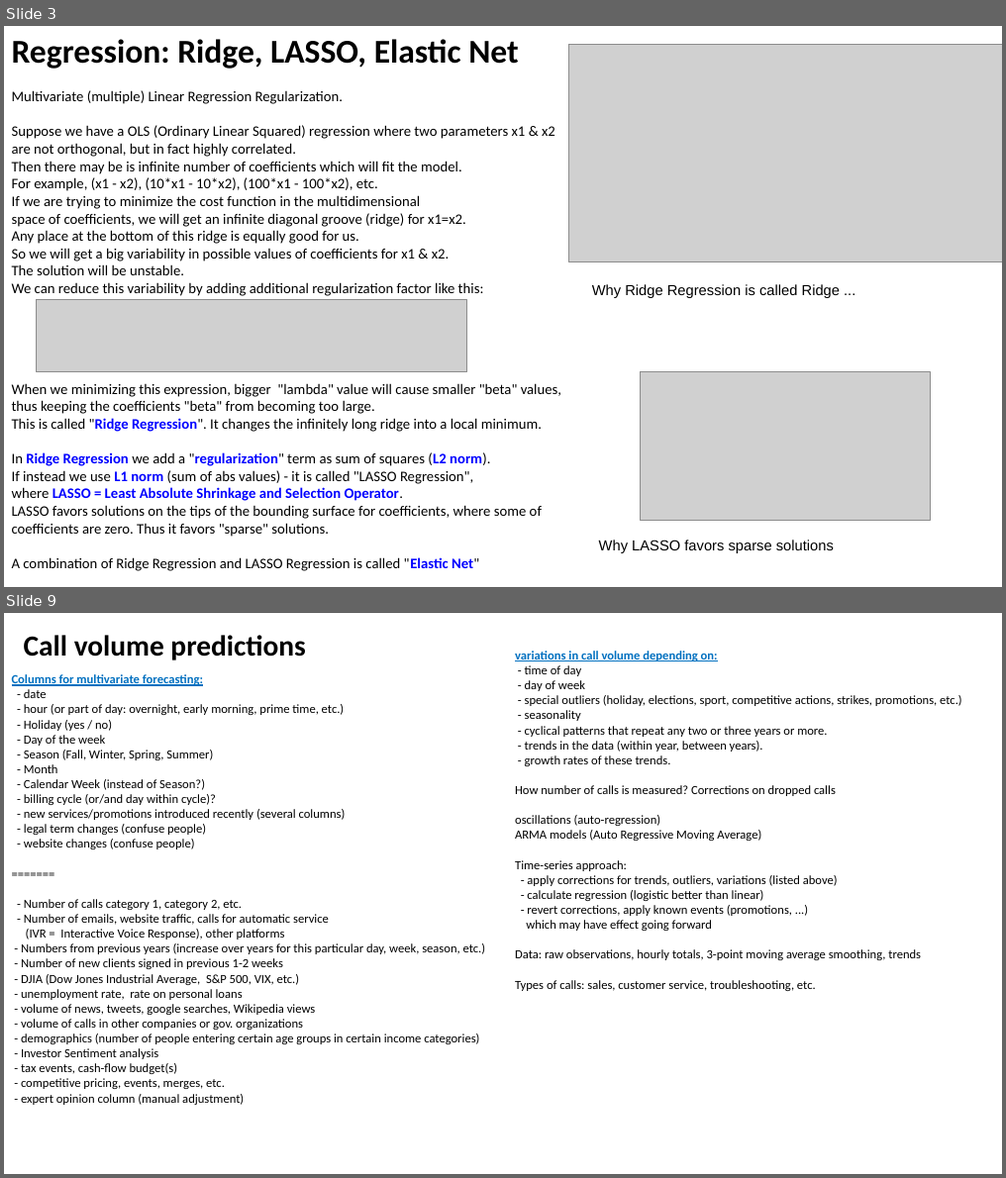
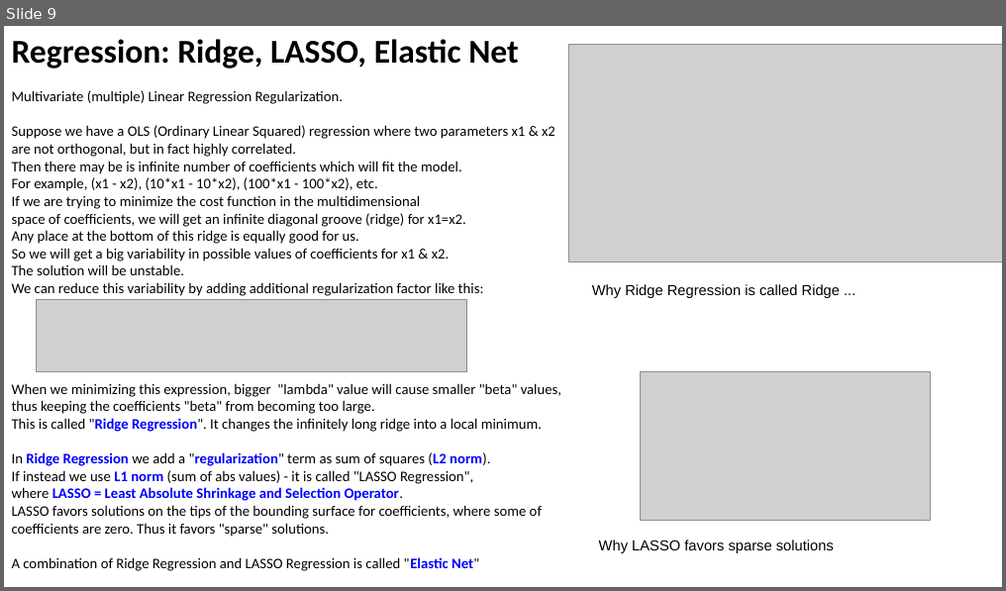
Before and after one commit to lselector/ml_ai_doc, a slide deck: Time_Series_Forecasting.pptx. Shown one above the other, each under a label of ours: slides 3 and 9 before the commit, slide 9 after it; the slides between them are not shown. The pictures are 1006x1178 and 1006x591 pixels, drawn with LibreOffice and Linux fonts; fonts in the diff are those of the drawing; grey boxes stand for pictures. Boxes give left, top, right and bottom in pixels: in the first picture for what was removed or moved away, otherwise in the second. Text is boxed around its words. In the diff, an @@ line names an element or a change of style, - is before the commit and + after.

Commit message:
std_dev, std_err, forecasting

```diff
--- a/Time_Series_Forecasting.pptx
+++ b/Time_Series_Forecasting.pptx
@@ slide 9 removed at box(4, 613, 1002, 1174), background #FFFFFF @@
@@ text removed at box(24, 635, 305, 661) @@
-Call volume predictions
@@ text removed at box(515, 651, 962, 991) @@
-variations in call volume depending on:
-- time of day
-- day of week
-- special outliers (holiday, elections, sport, competitive actions, strikes, promotions, etc.)
-- seasonality
-- cyclical patterns that repeat any two or three years or more.
-- trends in the data (within year, between years).
-- growth rates of these trends.
-How number of calls is measured? Corrections on dropped calls
-oscillations (auto-regression)
-ARMA models (Auto Regressive Moving Average)
-Time-series approach:
-- apply corrections for trends, outliers, variations (listed above)
-- calculate regression (logistic better than linear)
-- revert corrections, apply known events (promotions, ...)
-which may have effect going forward
-Data: raw observations, hourly totals, 3-point moving average smoothing, trends
-Types of calls: sales, customer service, troubleshooting, etc.
@@ text removed at box(12, 674, 486, 1105) @@
-Columns for multivariate forecasting:
-- date
-- hour (or part of day: overnight, early morning, prime time, etc.)
-- Holiday (yes / no)
-- Day of the week
-- Season (Fall, Winter, Spring, Summer)
-- Month
-- Calendar Week (instead of Season?)
-- billing cycle (or/and day within cycle)?
-- new services/promotions introduced recently (several columns)
-- legal term changes (confuse people)
-- website changes (confuse people)
-=======
-- Number of calls category 1, category 2, etc.
-- Number of emails, website traffic, calls for automatic service
-(IVR = Interactive Voice Response), other platforms
-- Numbers from previous years (increase over years for this particular day, week, season, etc.)
-- Number of new clients signed in previous 1-2 weeks
-- DJIA (Dow Jones Industrial Average, S&P 500, VIX, etc.)
-- unemployment rate, rate on personal loans
-- volume of news, tweets, google searches, Wikipedia views
-- volume of calls in other companies or gov. organizations
-- demographics (number of people entering certain age groups in certain income categories)
-- Investor Sentiment analysis
-- tax events, cash-flow budget(s)
-- competitive pricing, events, merges, etc.
-- expert opinion column (manual adjustment)
@@ what was slide 3 is now slide 9 @@
```
Also in this commit, not shown: 2 slides changed, 6 slides added, 6 other slides removed, 6 other files.
